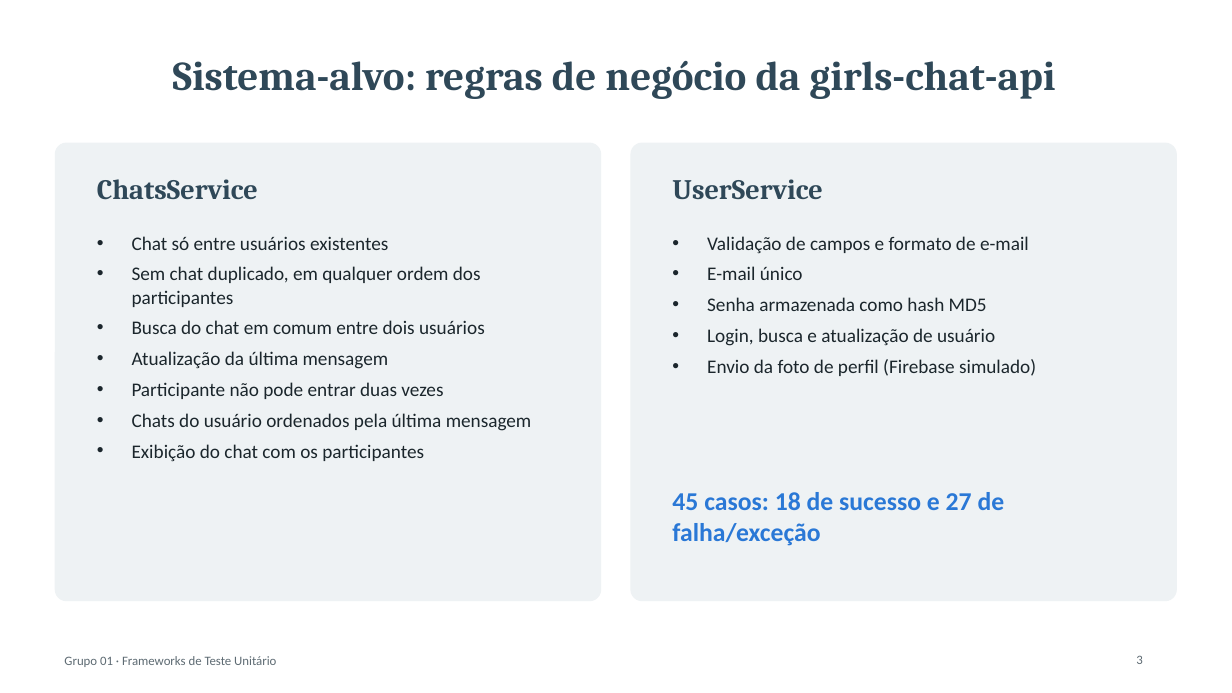
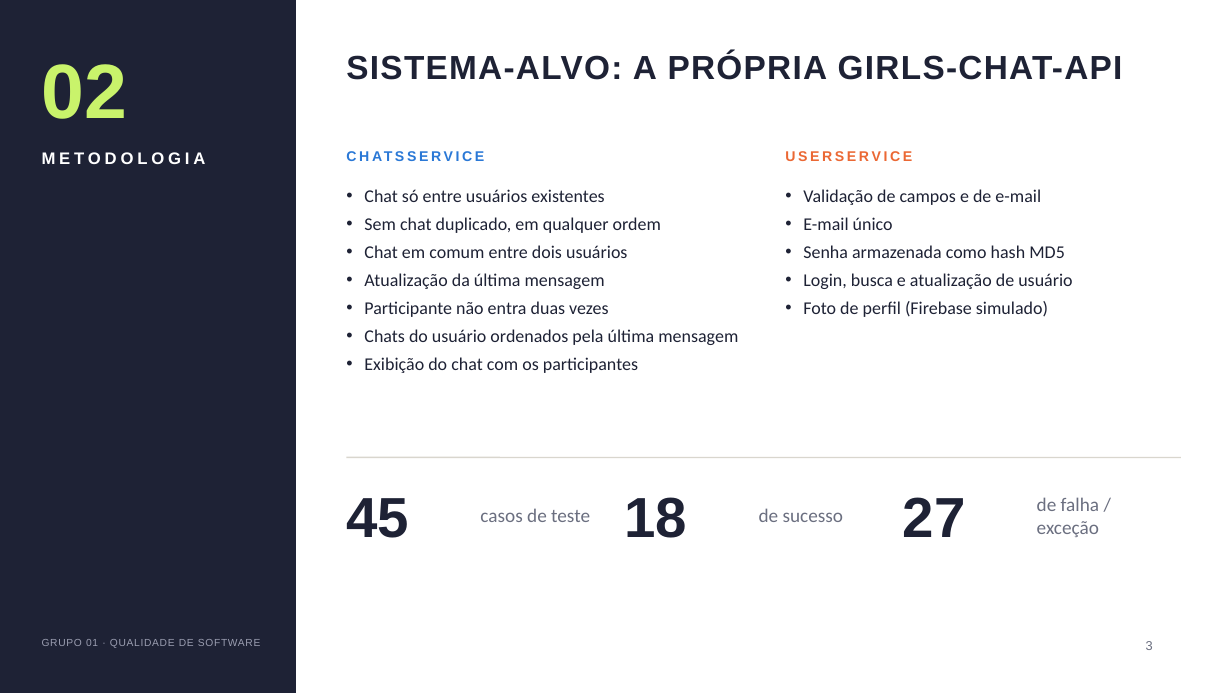
Before and after one commit to emanuuele/girls-chat-api, a slide deck: slide 3 of docs/benchmark/apresentacao.pptx. Drawn at 1232x693 pixels with LibreOffice and Linux fonts; fonts in the diff are those of the drawing. Boxes give left, top, right and bottom in pixels: in the first picture for what was removed or moved away, otherwise in the second. Text is boxed around its words. In the diff, an @@ line names an element or a change of style, - is before the commit and + after.

Commit message:
docs: novo design editorial para os slides
Painel lateral com número e nome da seção, títulos em caixa alta, números de destaque e composições variadas. Conteúdo e números iguais aos da versão anterior.

```diff
--- a/docs/benchmark/apresentacao.pptx
+++ b/docs/benchmark/apresentacao.pptx
@@ rectangle added at [0, 0, 296, 693], fill #1E2235, outline #1E2235 1 pt @@
@@ title at [346, 52, 1123, 80]: text changed; size 32 to 26 pt; font Cambria to Arial; text colour #2F4858 to #1E2235 @@
-Sistema-alvo: regras de negócio da girls-chat-api
+SISTEMA-ALVO: A PRÓPRIA GIRLS-CHAT-API
@@ title "SISTEMA-ALVO: A PRÓPRIA GIRLS-CHAT-API" at [346, 52, 1123, 80]: vertical alignment middle to top @@
@@ text added at [42, 64, 128, 119], 60 pt, text #C9F36B, bold @@
+02
@@ rounded rectangle removed at [55, 143, 601, 601] @@
@@ rounded rectangle removed at [631, 143, 1177, 601] @@
@@ text added at [42, 152, 206, 164], 13 pt, text #FFFFFF, bold @@
+METODOLOGIA
@@ text at [97, 179, 258, 200]: text changed; size 22 to 11 pt; font Cambria to Arial; text colour #2F4858 to #2A78D6 @@
-ChatsService
+CHATSSERVICE
@@ text at [785, 151, 912, 161]: text changed; size 22 to 11 pt; font Cambria to Arial; text colour #2F4858 to #EB6834 @@
-UserService
+USERSERVICE
@@ text "Chat só entre usuários existentes": place and size @@
-text "Chat só entre usuários existentes" at [132, 236, 532, 462]
+text "Chat só entre usuários existentes" at [364, 189, 738, 373]
@@ text at [364, 189, 738, 373]: size 15 to 14 pt, text colour #1B262C to #1E2235 in "Chat só entre usuários existentes", "Atualização da última mensagem", "Chats do usuário ordenados pela última mensagem", "Exibição do chat com os participantes"; indent changed; less space between paragraphs @@
@@ text "Validação de campos e de ...": place and size @@
-text "Validação de campos e de ..." at [707, 236, 1036, 376]
+text "Validação de campos e de ..." at [803, 189, 1072, 317]
@@ text at [803, 189, 1041, 205]: text changed; size 15 to 14 pt; text colour #1B262C to #1E2235 @@
-• Validação de campos e formato de e-mail
+• Validação de campos e de e-mail
@@ text at [364, 217, 661, 258]: text changed; size 15 to 14 pt; text colour #1B262C to #1E2235 @@
-• Sem chat duplicado, em qualquer ordem dos participantes
-• Busca do chat em comum entre dois usuários
+• Sem chat duplicado, em qualquer ordem
+• Chat em comum entre dois usuários
@@ text at [803, 217, 1072, 289]: size 15 to 14 pt, text colour #1B262C to #1E2235 in "E-mail único", "Senha armazenada como hash MD5", "Login, busca e atualização de usuário"; indent changed; less space between paragraphs @@
@@ text at [364, 301, 608, 317]: text changed; size 15 to 14 pt; text colour #1B262C to #1E2235 @@
-• Participante não pode entrar duas vezes
+• Participante não entra duas vezes
@@ text at [803, 301, 1048, 317]: text changed; size 15 to 14 pt; text colour #1B262C to #1E2235 @@
-• Envio da foto de perfil (Firebase simulado)
+• Foto de perfil (Firebase simulado)
@@ line added from (347, 457) to (1181, 457), #D9D6CE 1 pt @@
@@ text added at [346, 498, 409, 538], 44 pt, text #1E2235, bold @@
+45
@@ text added at [480, 508, 590, 522], 15 pt, text #6B6F80 @@
+casos de teste
@@ text added at [625, 497, 688, 538], 44 pt, text #1E2235, bold @@
+18
@@ text removed at [672, 492, 1005, 546] @@
-45 casos: 18 de sucesso e 27 de falha/exceção
@@ text added at [759, 508, 844, 522], 15 pt, text #6B6F80 @@
+de sucesso
@@ text added at [903, 497, 966, 537], 44 pt, text #1E2235, bold @@
+27
@@ text added at [1037, 497, 1099, 537], 15 pt, text #6B6F80 @@
+de falha / exceção
@@ text at [42, 639, 260, 648]: text changed; size 10 to 8 pt; font Calibri to Arial; text colour #5E6B73 to #9A9DB0 @@
-Grupo 01 · Frameworks de Teste Unitário
+GRUPO 01 · QUALIDADE DE SOFTWARE
@@ page number: place and size @@
-page number at [1136, 655, 1142, 664]
+page number at [1146, 641, 1153, 650]
@@ page number at [1146, 641, 1153, 650]: font Calibri to Arial, text colour #5E6B73 to #6B6F80 @@
```
Also in this commit, not shown: 14 other slides changed.
